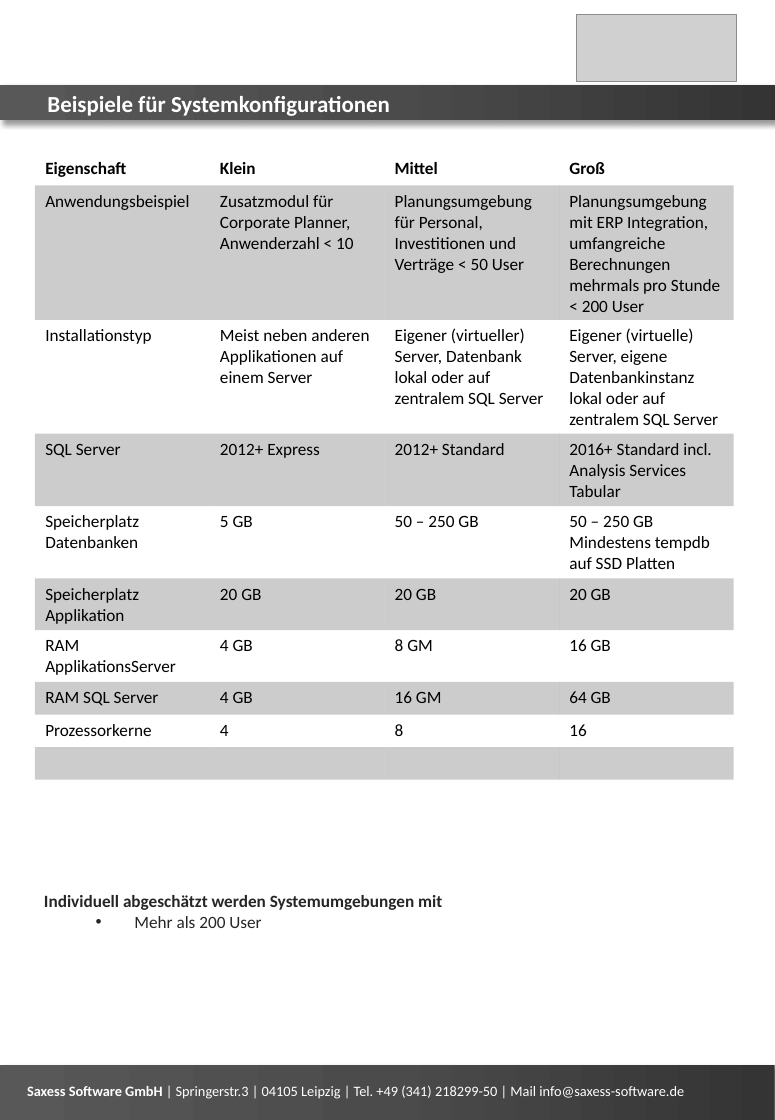
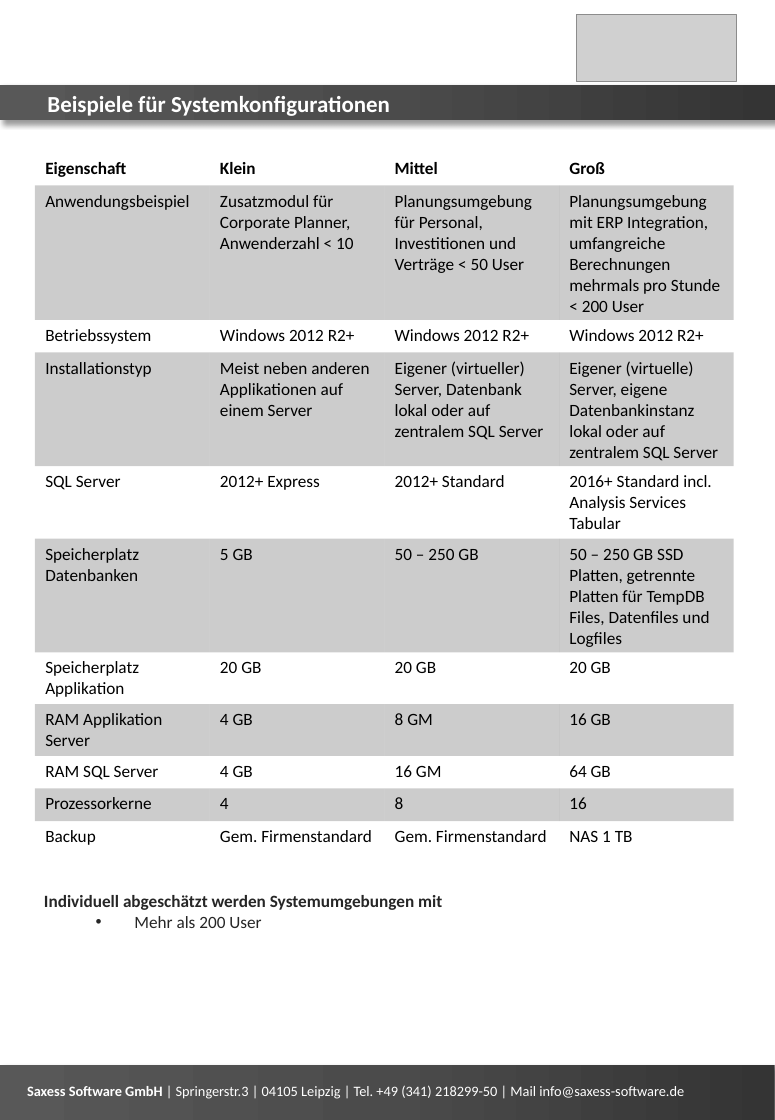
Before and after one commit to saxess-software/DataFactory-Knowledge-Center, a slide deck: slide 3 of 3a. DataFactory - Installation and Update/DataFactoy Systemvoraussetzungen.pptx. Drawn at 775x1120 pixels with LibreOffice and Linux fonts; fonts in the diff are those of the drawing; grey boxes stand for pictures. Boxes give left, top, right and bottom in pixels: in the first picture for what was removed or moved away, otherwise in the second. Text is boxed around its words. In the diff, an @@ line names an element or a change of style, - is before the commit and + after.

```diff
--- a/3a. DataFactory - Installation and Update/DataFactoy Systemvoraussetzungen.pptx
+++ b/3a. DataFactory - Installation and Update/DataFactoy Systemvoraussetzungen.pptx
@@ table at <box>35,153,734,852</box> @@
+row 3: Betriebssystem | Windows 2012 R2+ | Windows 2012 R2+ | Windows 2012 R2+
-row 6, column 4: 50 – 250 GB / Mindestens tempdb auf SSD Platten
+row 6, column 4: 50 – 250 GB SSD Platten, getrennte Platten für TempDB Files, Datenfiles und Logfiles
-row 8, column 1: RAM ApplikationsServer
+row 8, column 1: RAM Applikation Server
-row 10:  |  |  | 
-row 11:  |  |  | 
+row 11: Backup | Gem. Firmenstandard | Gem. Firmenstandard | NAS 1 TB
```
Also in this commit, not shown: 1 other slide changed.
